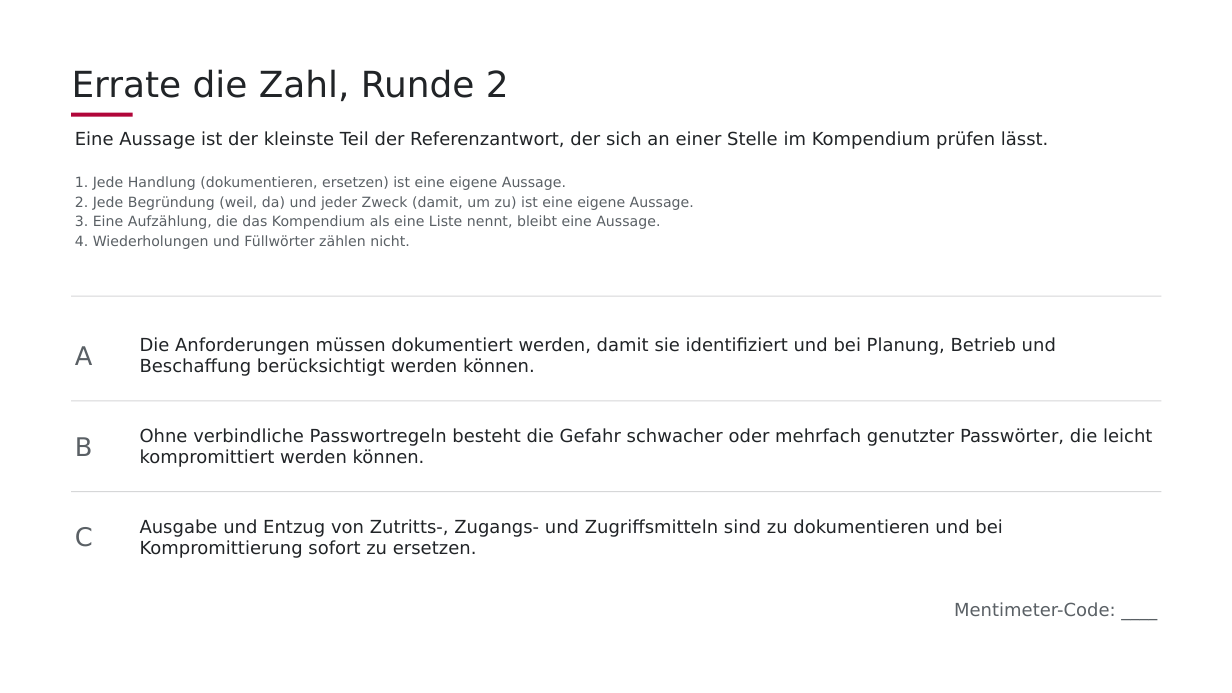
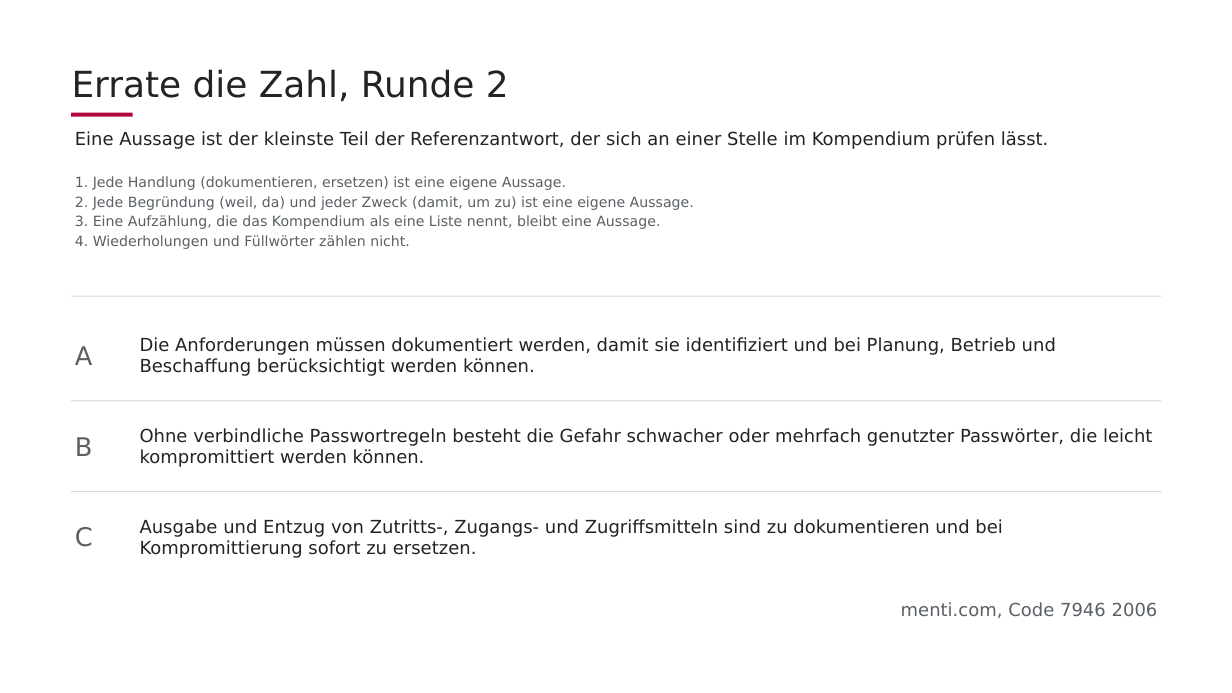
Before and after one commit to aihpi/workshop-rag, a slide deck: slide 7 of slides/src/rag_iii_claims_german.pptx. Drawn at 1232x693 pixels with LibreOffice and Linux fonts; fonts in the diff are those of the drawing; background and template pictures are left out. Boxes give left, top, right and bottom in pixels: in the first picture for what was removed or moved away, otherwise in the second. Text is boxed around its words. In the diff, an @@ line names an element or a change of style, - is before the commit and + after.

```diff
--- a/slides/src/rag_iii_claims_german.pptx
+++ b/slides/src/rag_iii_claims_german.pptx
@@ text at (x1=901, y1=602, x2=1158, y2=618): text changed @@
-Mentimeter-Code: ____
+menti.com, Code 7946 2006
```
Also in this commit, not shown: 1 other slide changed, 6 other files.
